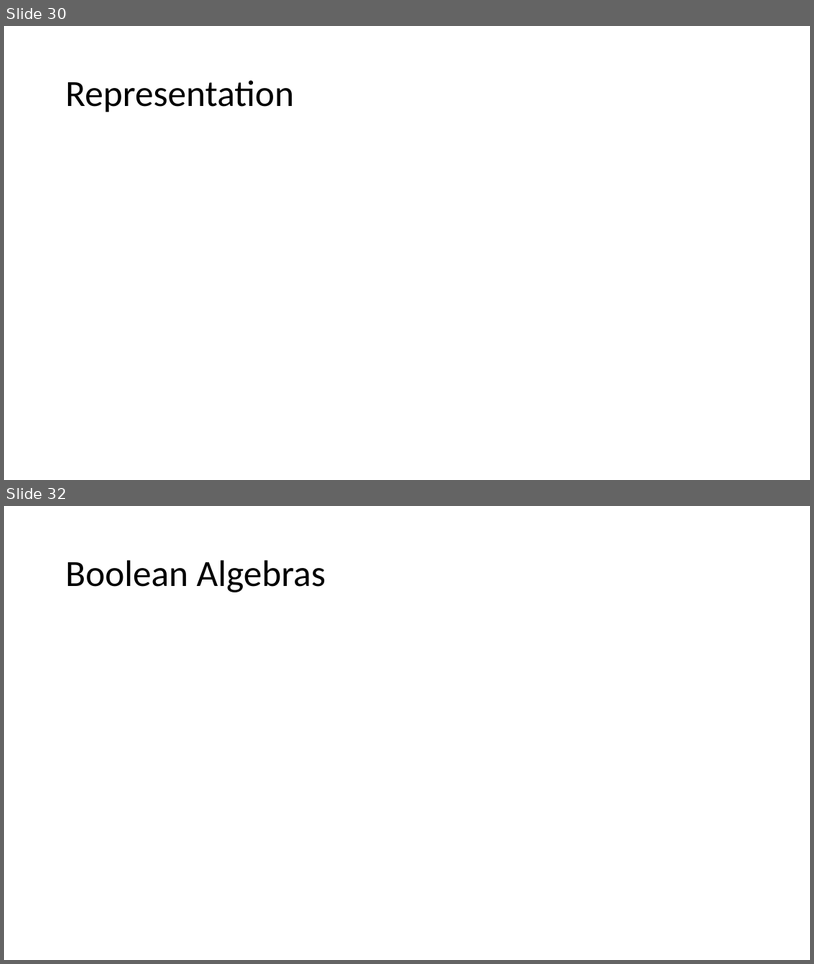
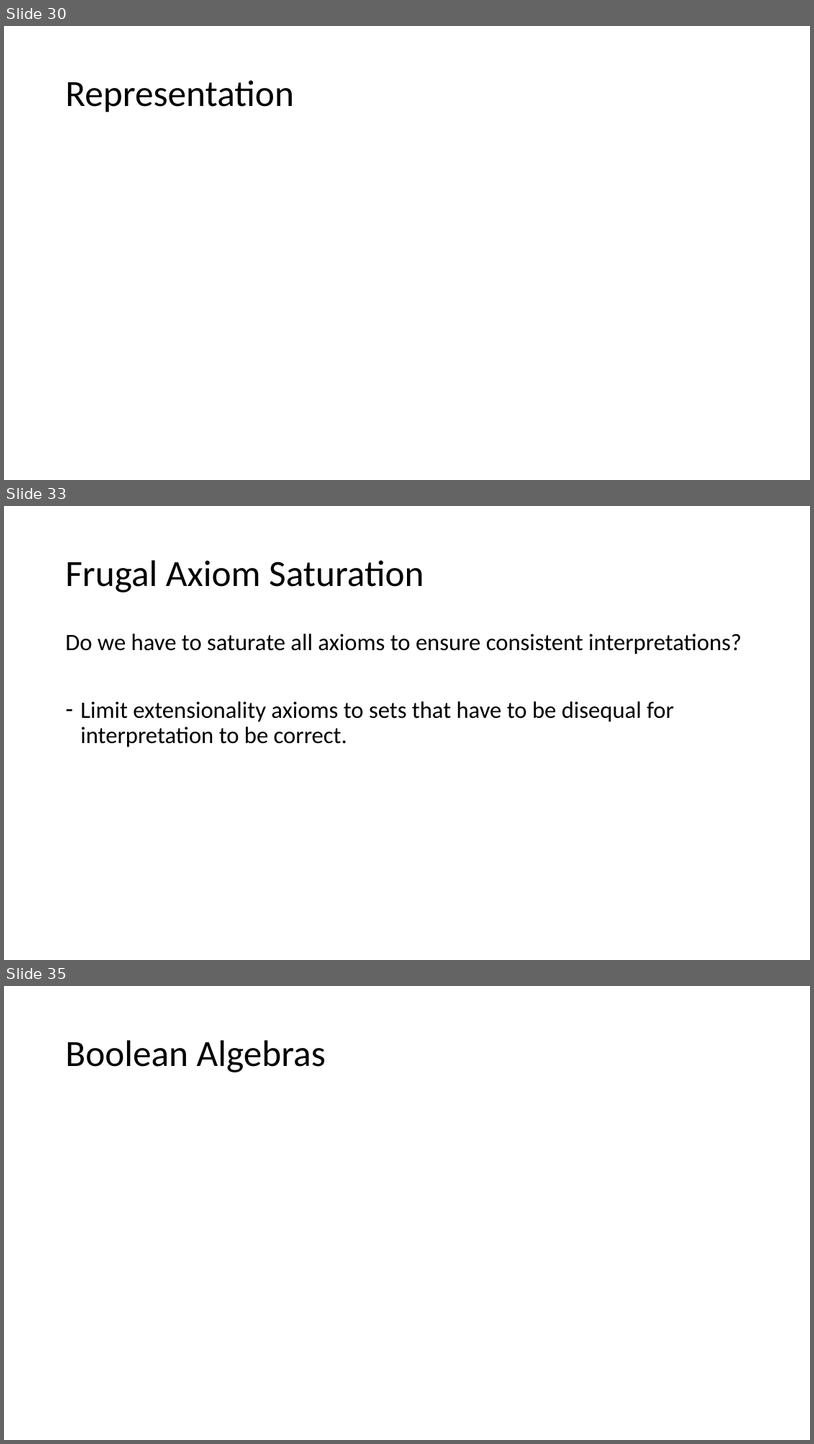
Before and after one commit to Z3Prover/doc, a slide deck: vienna-lectures/lecture3-theories.pptx. Shown one above the other, each under a label of ours: slides 30 and 32 before the commit, slides 30, 33 and 35 after it; the slides between them are not shown. The pictures are 814x964 and 814x1444 pixels, drawn with LibreOffice and Linux fonts; fonts in the diff are those of the drawing; grey boxes stand for pictures. Boxes give left, top, right and bottom in pixels: in the first picture for what was removed or moved away, otherwise in the second. Text is boxed around its words. In the diff, an @@ line names an element or a change of style, - is before the commit and + after.

```diff
--- a/vienna-lectures/lecture3-theories.pptx
+++ b/vienna-lectures/lecture3-theories.pptx
@@ slide 33 added at <box>4,506,810,960</box>, background #FFFFFF @@
@@ title added at <box>65,560,424,592</box>, 44 pt, text #000000 @@
+Frugal Axiom Saturation
@@ text added at <box>65,633,742,747</box>, 28 pt, text #000000 @@
+Do we have to saturate all axioms to ensure consistent interpretations?
+– Limit extensionality axioms to sets that have to be disequal for interpretation to be correct.
@@ what was slide 32 is now slide 35 @@
```
Also in this commit, not shown: 5 other slides added, 1 slide removed, 12 other files.
